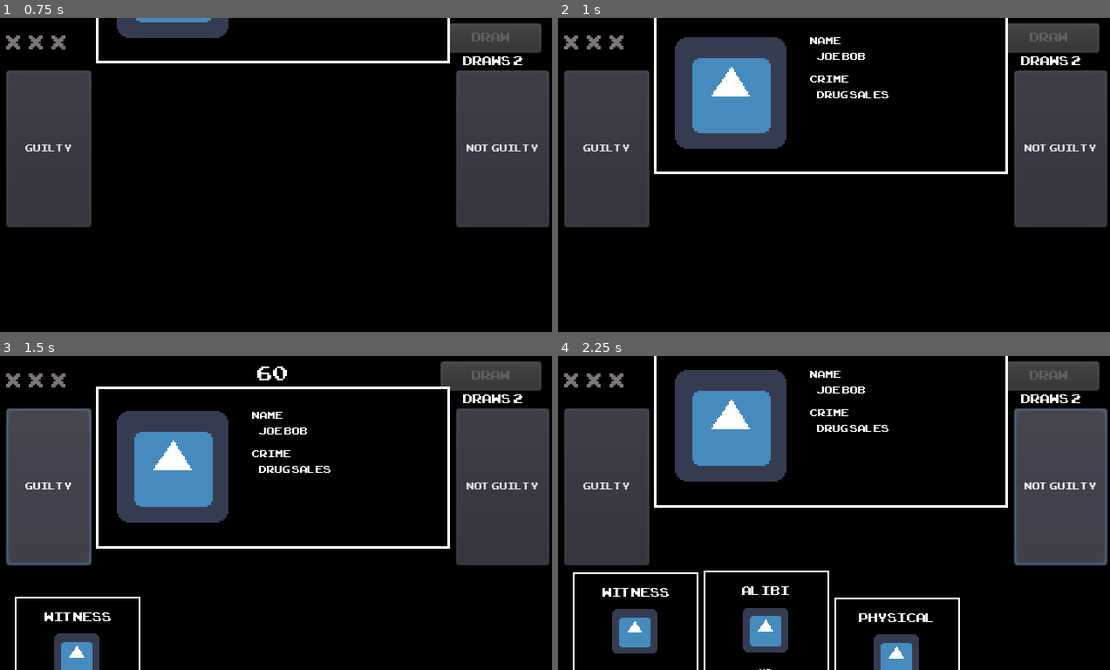
Above: before the commit, frames 1-4 (two rows, left to right).
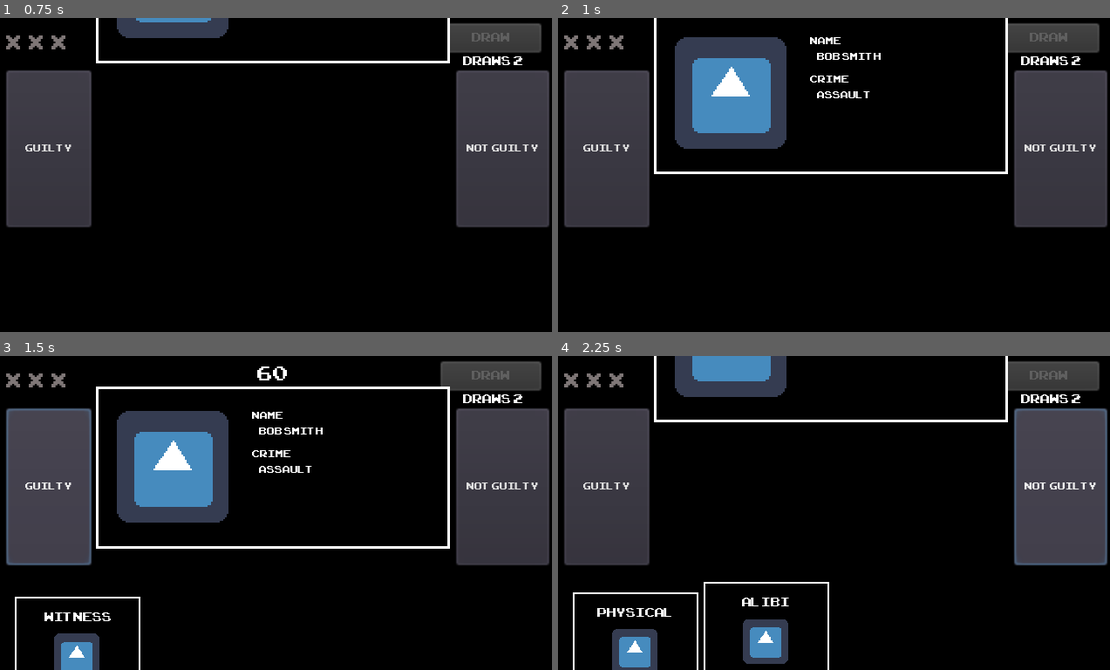
Above: after the commit, the same moments.

Repository: rashaangriffith/judge-in-60-seconds
Game: Godot game, scene res://main_menu/main_menu.tscn
Two runs of this game, one before a commit and one after it. Both use one fixed random seed, a clock stepped at 60 frames per second and the inputs below. The engine's default icon, where the game draws it, is replaced by a stand-in: a white triangle on a blue panel in a dark square.
Inputs:
- Up to frame 1 (0.75 s): click "START" at 0.5 s
- Up to frame 2 (1 s): no input
- Up to frame 3 (1.5 s): click "GUILTY" at 1.25 s
- Up to frame 4 (2.25 s): click "NOT GUILTY" at 2 s

Frame 1 is identical in both runs. In frame 2, 0.3% of the frame differs, in the area x 46-60%, y 11-26%; in frame 3, 0.3%; in frame 4, 13%, in the area x 2-82%, y 0-100%.

Commit message:
added rng case data, generate cases

Diff:
--- a/case.gd
+++ /dev/null
@@ -1,8 +0,0 @@
-extends Node
-
-var perp_name = ""
-var crime = ""
-
-func generate():
-	perp_name = "Bob Knight"
-	crime = "Assault and Battery"
--- /dev/null
+++ b/case_data.gd
@@ -0,0 +1,5 @@
+extends Node
+
+var first_names = ["Joe", "Bob", "Mike", "Chris", "Stanley"]
+var last_names = ["Jones", "Brown", "Johnson", "Smith", "Thomas"]
+var crimes = ["Assault", "Arson", "Fraud", "Homocide", "Forgery"]
--- a/case_file/case_file.gd
+++ b/case_file/case_file.gd
@@ -4,5 +4,5 @@
 onready var crime = $ReferenceRect/Crime
 
 func populate(data):
-	perp_name.text = data.perp_name
+	perp_name.text = data.first_name + " " + data.last_name
 	crime.text = data.crime
--- a/main/main.gd
+++ b/main/main.gd
@@ -45,66 +45,79 @@
 	draws_label.text = "DRAWS: " + str(remaining_draws)
 
 	generate_case()
-	print("hand: " + str(hand))
 	populate_case()
 	tween_slide_in()
 
 func generate_case():
-	pool = GameManager.player.deck
+	pool = GameManager.player.deck.duplicate(true)
 	for n in 4:
 		draw_card(n)
 
+	var rng = RandomNumberGenerator.new()
+	rng.randomize()
+	var first_name = CaseData.first_names[rng.randi_range(0, CaseData.first_names.size() - 1)]
+	rng.randomize()
+	var last_name = CaseData.last_names[rng.randi_range(0, CaseData.last_names.size() - 1)]
+	rng.randomize()
+	var crime = CaseData.crimes[rng.randi_range(0, CaseData.crimes.size() - 1)]
+	rng.randomize()
+	var is_guilty = rng.randi_range(0, 1) == 0
+
 	case = {
-	"perp_name": "Joe Bob",
-	"crime": "Drug Sales",
-	"deck": [
-		{
-			"type": GameManager.CARD_TYPE.ALIBI,
-			"detail1": "no",
-			"detail2": "",
-			"detail3": "",
-		},
-		{
-			"type": GameManager.CARD_TYPE.PRIORS,
-			"detail1": "yes",
-			"detail2": "petty theft",
-			"detail3": "stealing candy"
-		},
-		{
-			"type": GameManager.CARD_TYPE.WITNESS,
-			"detail1": "yes",
-			"detail2": "old lady",
-			"detail3": "is legally blind"
-		},
-		{
-			"type": GameManager.CARD_TYPE.PHYSICAL_EVIDENCE,
-			"detail1": "no",
-			"detail2": "",
-			"detail3": "",
-		},
-		{
-			"type": GameManager.CARD_TYPE.INDIVIDUAL_EVIDENCE,
-			"detail1": "yes",
-			"detail2": "drugs on person",
-			"detail3": "",
-		},
-		{
-			"type": GameManager.CARD_TYPE.FORENSICS,
-			"detail1": "yes",
-			"detail2": "substance found under fingernails",
-			"detail3": "not illegal substance"
-		},
-	]
-}
+		"first_name": first_name,
+		"last_name": last_name,
+		"crime": crime,
+		"is_guilty": is_guilty,
+		"deck": [
+			{
+				"type": GameManager.CARD_TYPE.ALIBI,
+				"detail1": "no",
+				"detail2": "",
+				"detail3": "",
+			},
+			{
+				"type": GameManager.CARD_TYPE.PRIORS,
+				"detail1": "yes",
+				"detail2": "petty theft",
+				"detail3": "stealing candy"
+			},
+			{
+				"type": GameManager.CARD_TYPE.WITNESS,
+				"detail1": "yes",
+				"detail2": "old lady",
+				"detail3": "is legally blind"
+			},
+			{
+				"type": GameManager.CARD_TYPE.PHYSICAL_EVIDENCE,
+				"detail1": "no",
+				"detail2": "",
+				"detail3": "",
+			},
+			{
+				"type": GameManager.CARD_TYPE.INDIVIDUAL_EVIDENCE,
+				"detail1": "yes",
+				"detail2": "drugs on person",
+				"detail3": "",
+			},
+			{
+				"type": GameManager.CARD_TYPE.FORENSICS,
+				"detail1": "yes",
+				"detail2": "substance found under fingernails",
+				"detail3": "not illegal substance"
+			},
+		]
+	}
 
 func draw_card(index):
 	var pool_count = pool.size()
 	print("draw card pool count: " + str(pool_count))
+	print("draw card player deck count: " + str(GameManager.player.deck.size()))
 	var rng = RandomNumberGenerator.new()
 	rng.randomize()
 	var pool_index = rng.randi_range(0, pool_count - 1)
 	hand.insert(index, pool[pool_index])
 	pool.remove(pool_index)
+
 
 func populate_case():
 	var deck = GameManager.player.deck
@@ -138,15 +151,12 @@
 	tween_out.interpolate_property(evidence_card_4, "position", evidence_card_4.position, Vector2(evidence_card_4.position.x, CARD_OUT_Y), 0.25, Tween.TRANS_BACK, Tween.EASE_IN)
 	tween_out.start()
 
-
-func _on_GuiltyButton_pressed():
-	tween_slide_out()
-
-
 func _on_TweenIn_tween_all_completed():
 	pass # Replace with function body.
 
 func _on_TweenOut_tween_all_completed():
+	generate_case()
+	populate_case()
 	tween_slide_in()
 
 
@@ -205,3 +215,9 @@
 
 func _on_TweenInDraw_tween_all_completed():
 	pass
+
+func _on_GuiltyButton_pressed():
+	tween_slide_out()
+
+func _on_NotGuiltyButton_pressed():
+	tween_slide_out()
--- a/main/main.tscn
+++ b/main/main.tscn
@@ -145,6 +145,7 @@
 
 [connection signal="pressed" from="DrawButton" to="." method="_on_DrawButton_pressed"]
 [connection signal="pressed" from="GuiltyButton" to="." method="_on_GuiltyButton_pressed"]
+[connection signal="pressed" from="NotGuiltyButton" to="." method="_on_NotGuiltyButton_pressed"]
 [connection signal="tween_all_completed" from="TweenIn" to="." method="_on_TweenIn_tween_all_completed"]
 [connection signal="tween_all_completed" from="TweenOut" to="." method="_on_TweenOut_tween_all_completed"]
 [connection signal="tween_all_completed" from="TweenOutDraw" to="." method="_on_TweenOutDraw_tween_all_completed"]
--- a/project.godot
+++ b/project.godot
@@ -17,7 +17,7 @@
 [autoload]
 
 GameManager="*res://game_manager.gd"
-Case="*res://case.gd"
+CaseData="*res://case_data.gd"
 
 [display]
 
